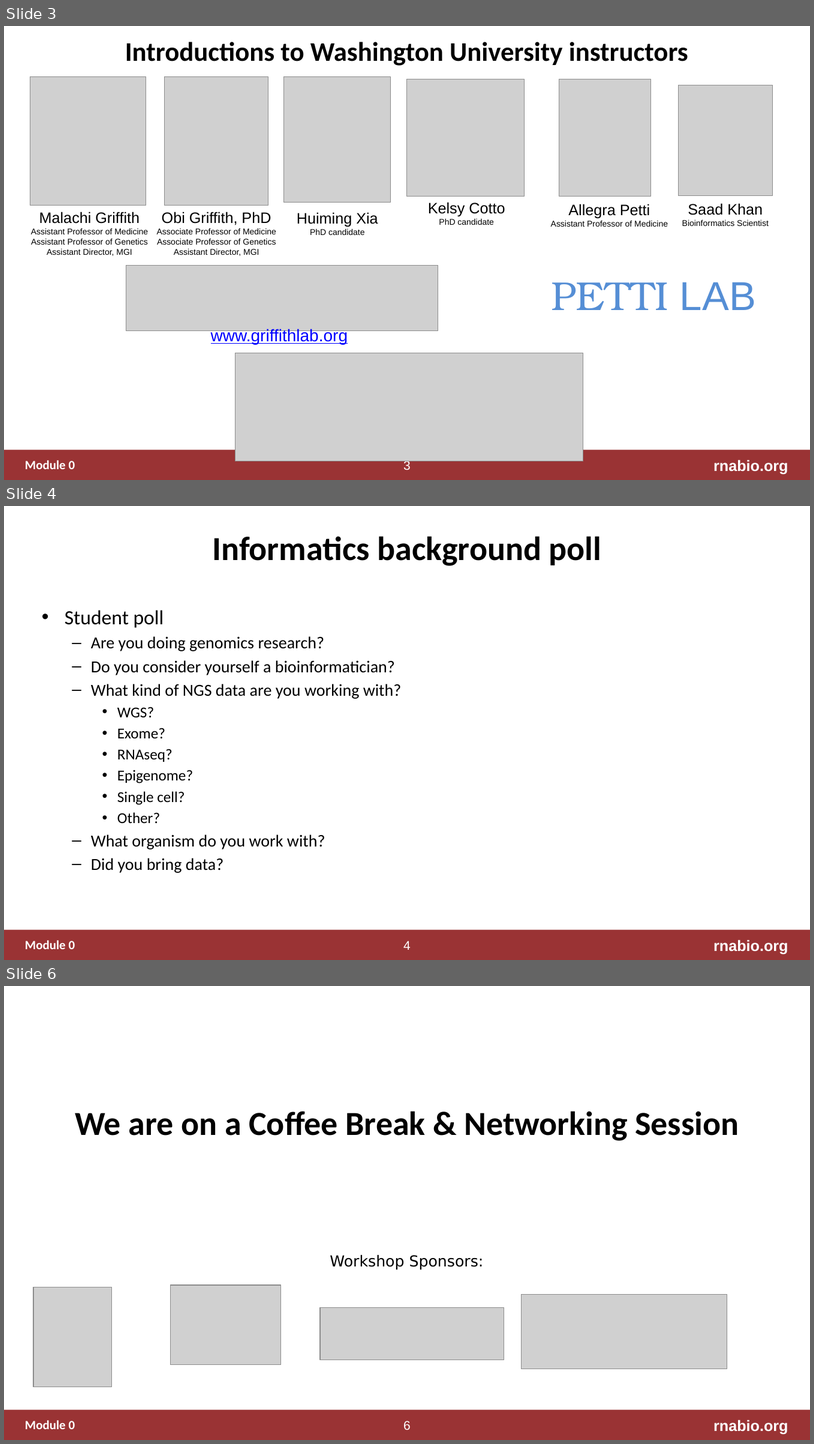
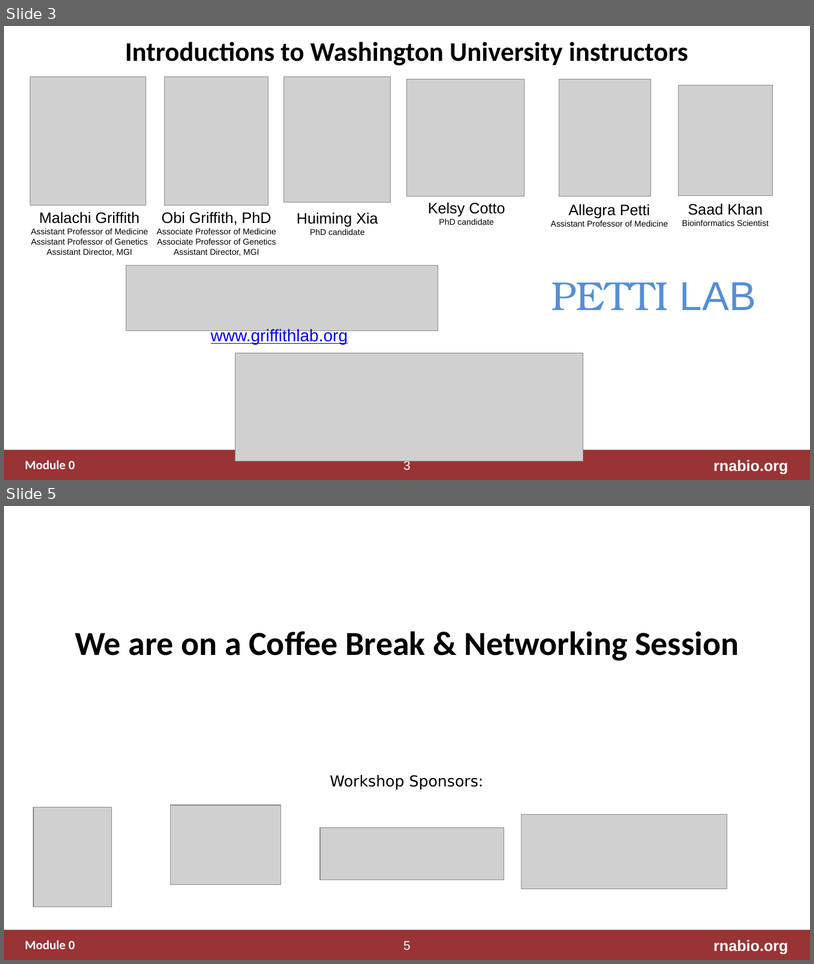
Before and after one commit to griffithlab/rnabio.org, a slide deck: assets/lectures/cbw/2020/full/RNASeq_Module0_Introductions.pptx. Shown one above the other, each under a label of ours: slides 3, 4 and 6 before the commit, slides 3 and 5 after it; the slides between them are not shown. The pictures are 814x1444 and 814x964 pixels, drawn with LibreOffice and Linux fonts; fonts in the diff are those of the drawing; grey boxes stand for pictures. Boxes give left, top, right and bottom in pixels: in the first picture for what was removed or moved away, otherwise in the second. Text is boxed around its words. In the diff, an @@ line names an element or a change of style, - is before the commit and + after.

Commit message:
update student poll

```diff
--- a/assets/lectures/cbw/2020/full/RNASeq_Module0_Introductions.pptx
+++ b/assets/lectures/cbw/2020/full/RNASeq_Module0_Introductions.pptx
@@ slide 4 removed at [4, 506, 810, 960], background #FFFFFF; not listed: 4 template elements that a slide beside it also shows @@
@@ title removed at [212, 536, 602, 566] @@
-Informatics background poll
@@ text removed at [65, 610, 402, 873] @@
-• Student poll
-  – Are you doing genomics research?
-  – Do you consider yourself a bioinformatician?
-  – What kind of NGS data are you working with?
-    • WGS?
-    • Exome?
-    • RNAseq?
-    • Epigenome?
-    • Single cell?
-    • Other?
-  – What organism do you work with?
-  – Did you bring data?
@@ what was slide 6 is now slide 5 @@
@@ page number at [404, 940, 411, 949]: text changed @@
-6
+5
```
Also in this commit, not shown: 1 slide changed, 1 other file.
